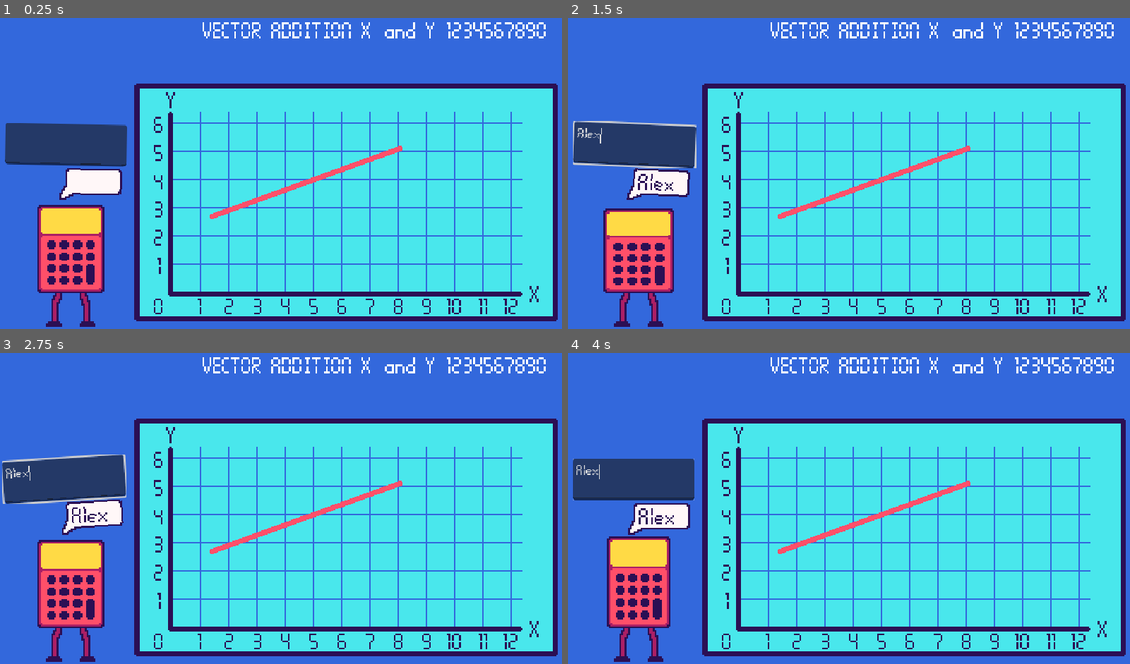
Above: before the commit, frames 1-4 (two rows, left to right).
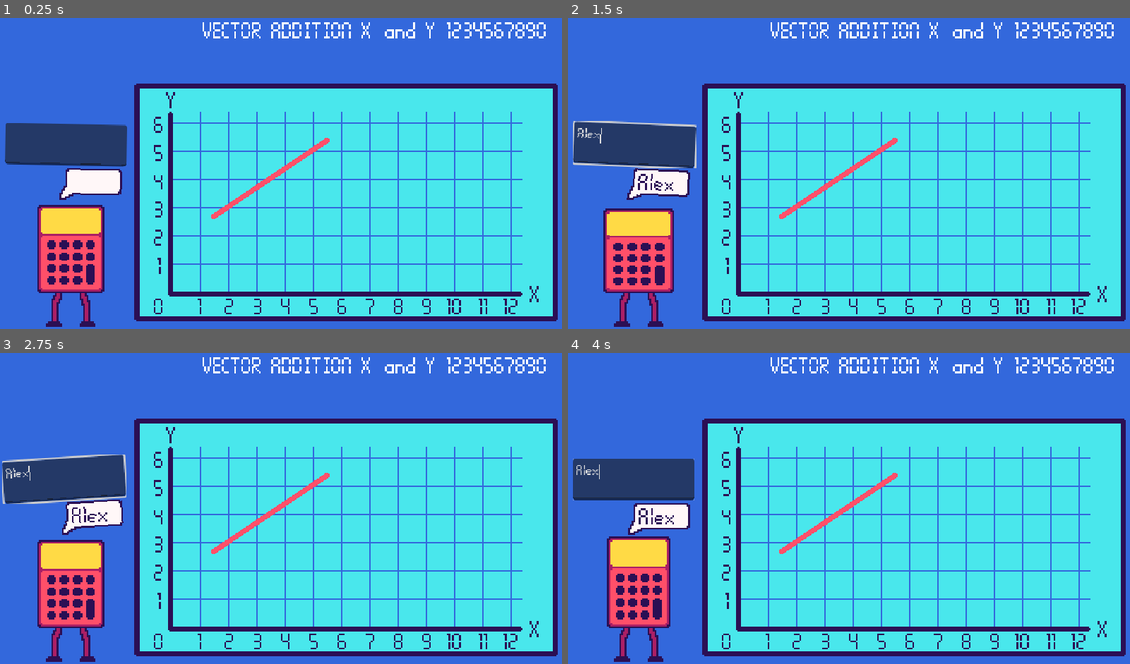
Above: after the commit, the same moments.

Repository: KyleTiley/VectorMathGame
Game: Godot game, scene res://Game/game.tscn
Two runs of this game, one before a commit and one after it. Both use one fixed random seed, a clock stepped at 60 frames per second and the inputs below.
Inputs (mouse positions are in pixels of both pictures, inside the frame that each line leads up to):
- Up to frame 1 (0.25 s): no input
- Up to frame 2 (1.5 s): click (635, 145) at 0.52 s; type "Alex" at 0.6 s; move the mouse to (742, 291) at 1.27 s; click (742, 291) at 1.42 s
- Up to frame 3 (2.75 s): move the mouse to (174, 598) at 2.02 s; click (174, 598) at 2.17 s
- Up to frame 4 (4 s): move the mouse to (742, 570) at 2.77 s; click (742, 570) at 2.92 s; move the mouse to (742, 542) at 3.52 s; click (742, 542) at 3.67 s

The runs differ from the first frame. In frame 1, 0.9% of the frame differs, in the area x 37-72%, y 38-65%; in frame 2, 0.9%; in frame 3, 0.9%; in frame 4, 0.9%.

Commit message:
signal base works

Diff:
--- /dev/null
+++ b/Game/Graph/graph.gd
@@ -0,0 +1,8 @@
+extends Sprite2D
+
+func _ready():
+	for child in self.get_children():
+		child.SendPointInfo.connect(receive_point_info)
+
+func receive_point_info():
+	print("Received")
--- a/Game/Graph/graph.tscn
+++ b/Game/Graph/graph.tscn
@@ -1,12 +1,14 @@
-[gd_scene load_steps=3 format=3 uid="uid://tq1ld42isp6r"]
+[gd_scene load_steps=4 format=3 uid="uid://tq1ld42isp6r"]
 
 [ext_resource type="Texture2D" uid="uid://b456p758low6g" path="res://Assets/graph.png" id="1_g14p5"]
+[ext_resource type="Script" path="res://Game/Graph/graph.gd" id="2_64thd"]
 [ext_resource type="PackedScene" uid="uid://s0u0nm5kmjwl" path="res://Game/Graph/graph_point_area_2d.tscn" id="2_fn5g6"]
 
 [node name="Graph" type="Sprite2D"]
 scale = Vector2(2, 2)
 texture = ExtResource("1_g14p5")
 offset = Vector2(98.5, -51)
+script = ExtResource("2_64thd")
 
 [node name="[0,0]" parent="." instance=ExtResource("2_fn5g6")]
 
--- a/Game/Graph/graph_point_area_2d.gd
+++ b/Game/Graph/graph_point_area_2d.gd
@@ -1,6 +1,9 @@
 extends Area2D
 
+signal SendPointInfo
 
 func _on_input_event(_viewport, event, _shape_idx):
 	if event is InputEventMouseButton and event.pressed and event.button_index == 1:
 		print(name)
+		print(position)
+		SendPointInfo.emit()
--- a/Game/Graph/graph_point_area_2d.tscn
+++ b/Game/Graph/graph_point_area_2d.tscn
@@ -3,7 +3,7 @@
 [ext_resource type="Script" path="res://Game/Graph/graph_point_area_2d.gd" id="1_yvtcj"]
 
 [sub_resource type="CircleShape2D" id="CircleShape2D_51dkx"]
-radius = 4.52769
+radius = 6.0
 
 [node name="GraphPointArea2D" type="Area2D"]
 script = ExtResource("1_yvtcj")
--- a/Game/VectorLine/vector_line.tscn
+++ b/Game/VectorLine/vector_line.tscn
@@ -3,7 +3,8 @@
 [node name="VectorLine" type="Node2D"]
 
 [node name="Line2D" type="Line2D" parent="."]
-points = PackedVector2Array(-1, 0, 212, -77)
+position = Vector2(2, 0)
+points = PackedVector2Array(-1, 0, 127, -86)
 width = 6.0
 default_color = Color(1, 0.309712, 0.41181, 1)
 begin_cap_mode = 2
